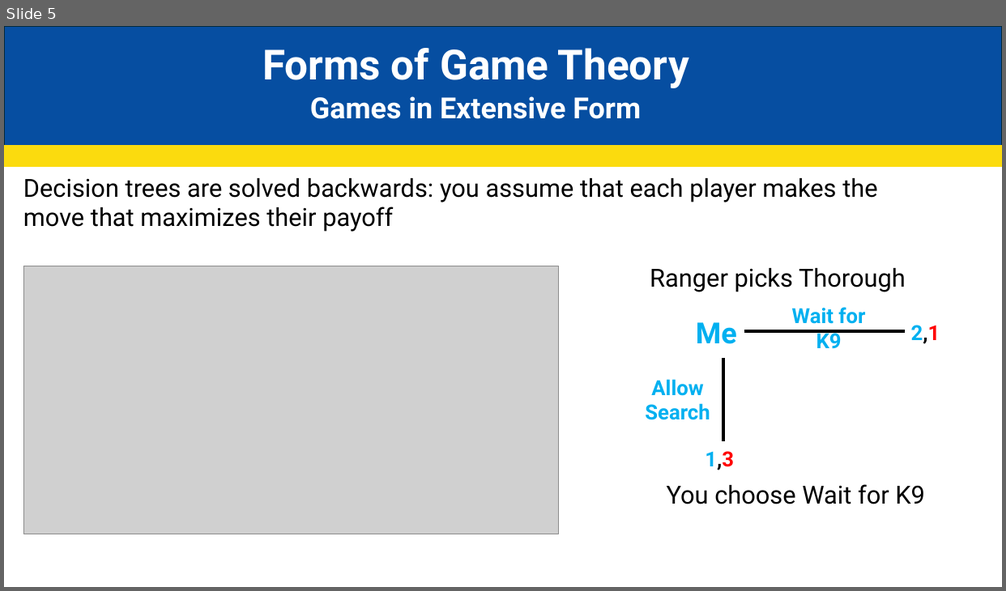
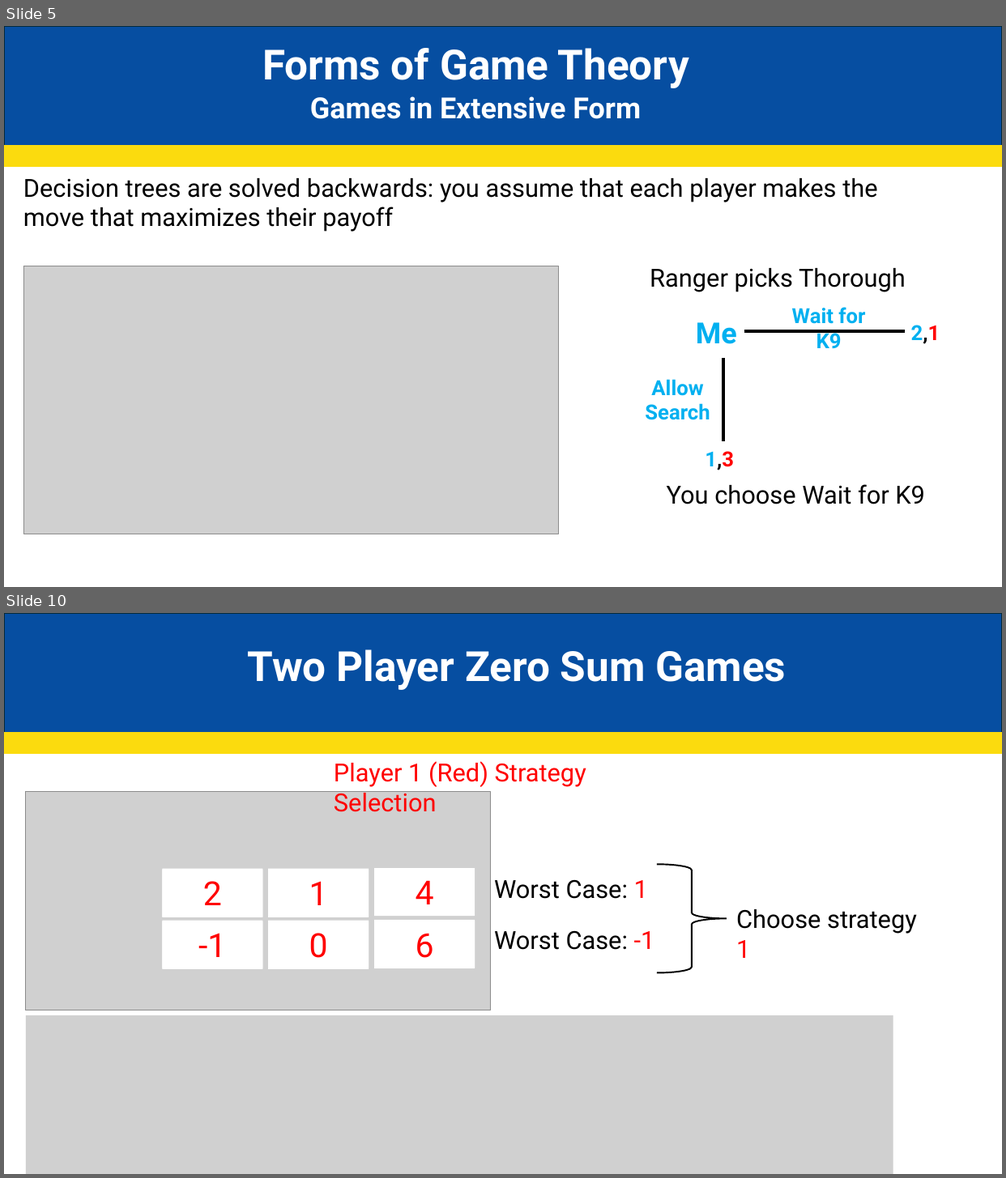
Before and after one commit to JakeCisc210/Candidacy, a slide deck: Reading Course/Presentations/Game Theory.pptx. Shown one above the other, each under a label of ours: slide 5 before the commit, slides 5 and 10 after it; the slides between them are not shown. The pictures are 1006x591 and 1006x1178 pixels, drawn with LibreOffice and Linux fonts; fonts in the diff are those of the drawing; grey boxes stand for pictures. Boxes give left, top, right and bottom in pixels: in the first picture for what was removed or moved away, otherwise in the second. Text is boxed around its words. In the diff, an @@ line names an element or a change of style, - is before the commit and + after.

```diff
--- a/Reading Course/Presentations/Game Theory.pptx
+++ b/Reading Course/Presentations/Game Theory.pptx
@@ slide 10 added at (4,613,1002,1174), background #FFFFFF @@
@@ rectangle added at (4,613,1002,733), fill #064EA1, outline #092A39 1.5 pt @@
@@ text added at (248,649,786,690), 40 pt, text #FFFFFF, bold @@
+Two Player Zero Sum Games
@@ rectangle added at (4,733,1002,753), fill #FBDB0E, outline #FBDB0E 1.5 pt @@
@@ text added at (334,761,586,812), 24 pt, text #FF0000 @@
+  Player 1 (Red) Strategy Selection
@@ picture added at (26,791,491,1011) @@
@@ rectangle added at (162,870,262,918), fill #FFFFFF, 32 pt, text #FF0000 @@
+30
@@ rectangle added at (162,869,262,917), fill #FFFFFF, 32 pt, text #FF0000 @@
+2
@@ rectangle added at (268,870,368,918), fill #FFFFFF, 32 pt, text #FF0000 @@
+-10
@@ rectangle added at (268,869,368,917), fill #FFFFFF, 32 pt, text #FF0000 @@
+1
@@ rectangle added at (374,868,475,916), fill #FFFFFF, 32 pt, text #FF0000 @@
+4
@@ text added at (494,879,648,899), 24 pt, text #000000 @@
+  Worst Case: 1
@@ right brace added at (657,865,727,973), outline #000000 1.5 pt @@
@@ rectangle added at (162,922,262,969), fill #FFFFFF, 32 pt, text #FF0000 @@
+-10
@@ rectangle added at (162,921,262,969), fill #FFFFFF, 32 pt, text #FF0000 @@
+-1
@@ rectangle added at (268,922,368,969), fill #FFFFFF, 32 pt, text #FF0000 @@
+20
@@ rectangle added at (268,921,368,969), fill #FFFFFF, 32 pt, text #FF0000 @@
+0
@@ rectangle added at (374,920,475,968), fill #FFFFFF, 32 pt, text #FF0000 @@
+-20
@@ rectangle added at (374,921,475,969), fill #FFFFFF, 32 pt, text #FF0000 @@
+6
@@ text added at (736,909,917,958), 24 pt, text #000000 @@
+  Choose strategy 1
@@ text added at (494,931,655,950), 24 pt, text #000000 @@
+  Worst Case: -1
@@ picture added at (26,1016,893,1174) @@
```
Also in this commit, not shown: 1 slide changed, 10 other slides added.
